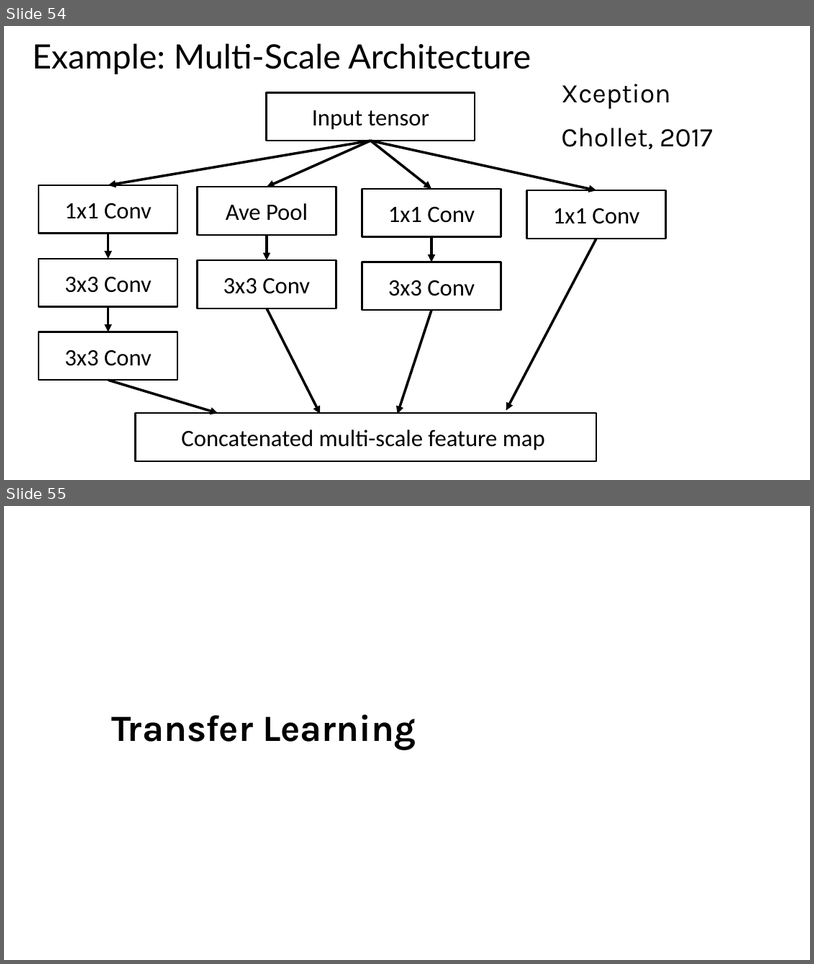
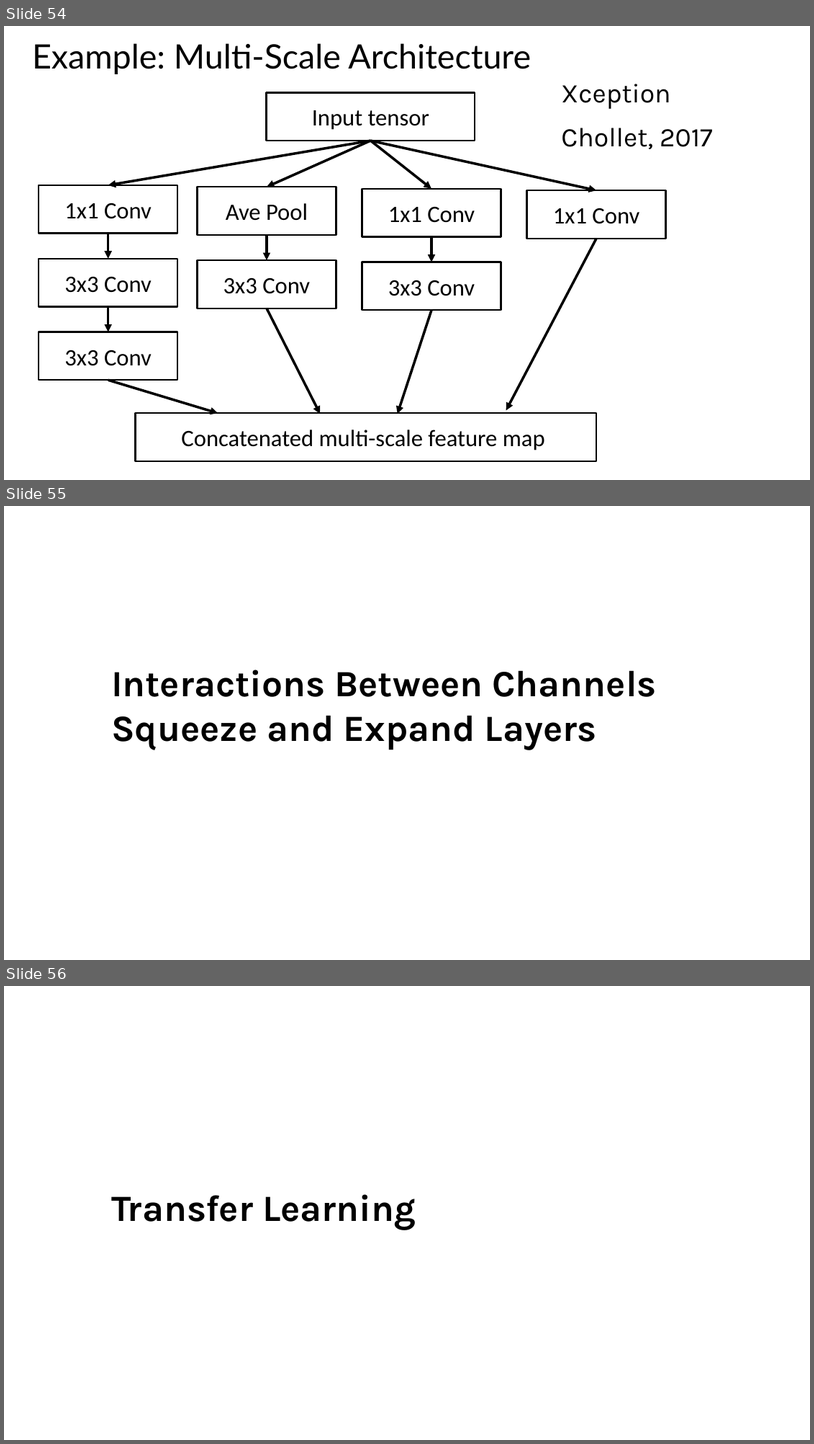
Before and after one commit to StephenElston/CSCI-E25, a slide deck: Slides/6_ConvolutionalNNs.pptx. Shown one above the other, each under a label of ours: slides 54 and 55 before the commit, slides 54, 55 and 56 after it. The pictures are 814x964 and 814x1444 pixels, drawn with LibreOffice and Linux fonts; fonts in the diff are those of the drawing. Boxes give left, top, right and bottom in pixels: in the first picture for what was removed or moved away, otherwise in the second. Text is boxed around its words. In the diff, an @@ line names an element or a change of style, - is before the commit and + after.

```diff
--- a/Slides/6_ConvolutionalNNs.pptx
+++ b/Slides/6_ConvolutionalNNs.pptx
@@ slide 55 added at bbox=[4, 506, 810, 960], background #FFFFFF @@
@@ subtitle added at bbox=[111, 669, 656, 749], 44 pt, text #000000, bold @@
+Interactions Between Channels
+Squeeze and Expand Layers
@@ what was slide 55 is now slide 56 @@
```
Also in this commit, not shown: 7 other slides added.
